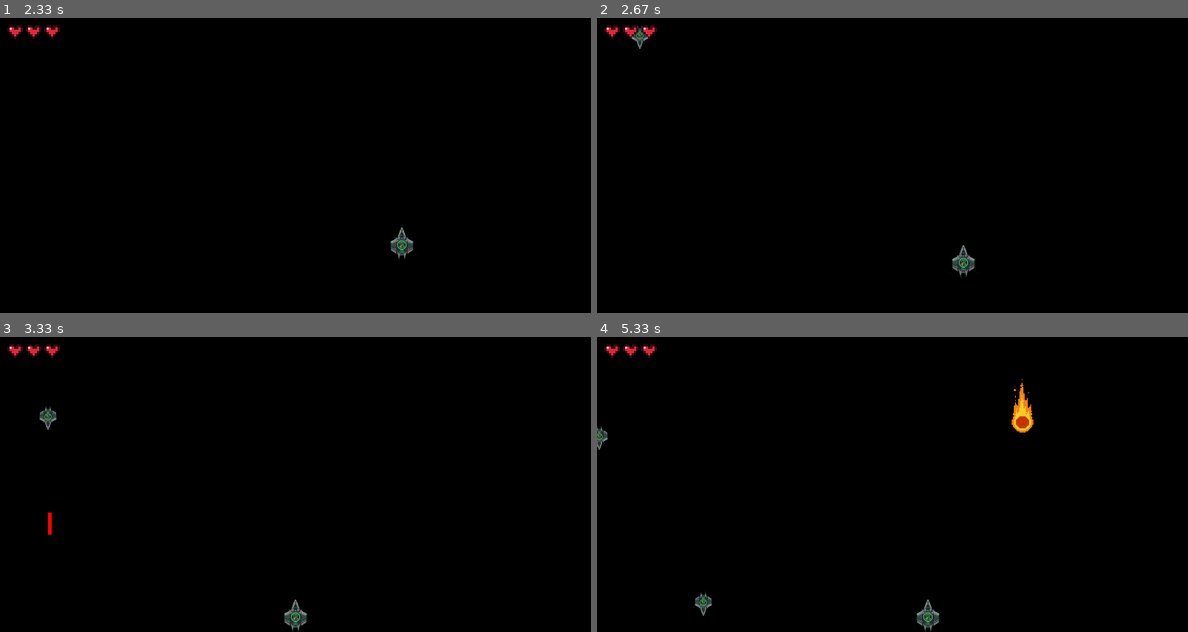
Above: before the commit, frames 1-4 (two rows, left to right).
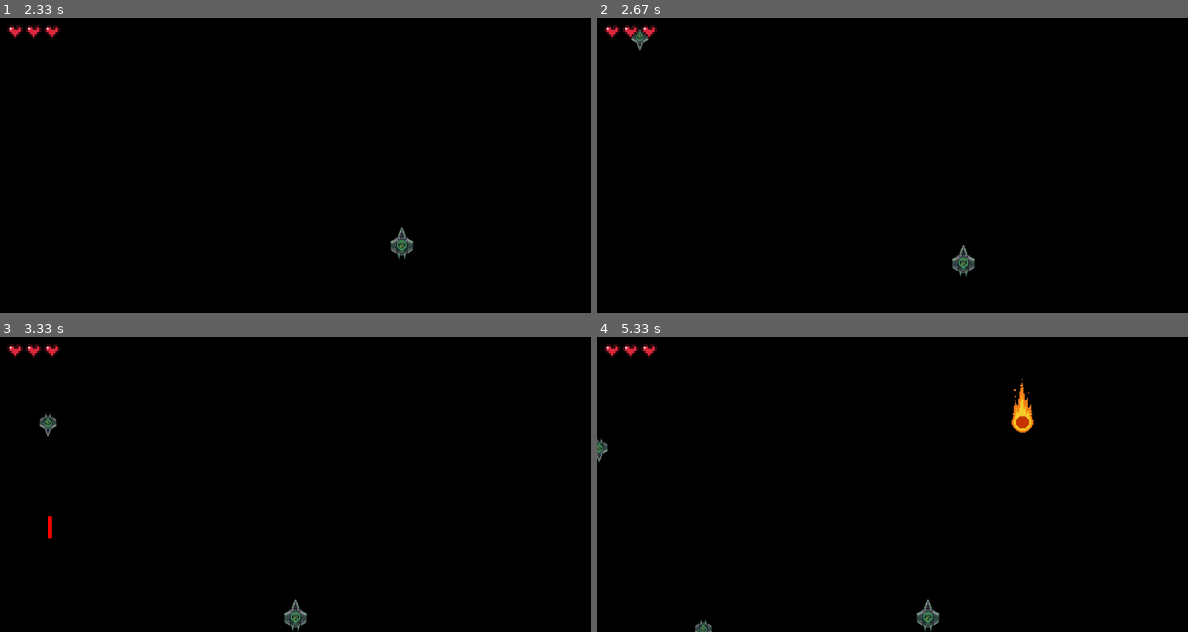
Above: after the commit, the same moments.

Repository: Nikolas-05/Pygame-Demo
Game: pygame game, started from Main.py
The game is run twice, just before and just after one commit, with the same random seed, the same clock (stepped at 60 frames per second) and the same inputs.
Inputs:
- Up to frame 1 (2.33 s): tap Space at 0.33 s; hold Right 0.67-1.13 s; hold Up 1.17-1.47 s; hold Right 1.5-1.97 s; hold Left from 2 s (still down)
- Up to frame 2 (2.67 s): release Left at 2.53 s; hold Down from 2.57 s (still down)
- Up to frame 3 (3.33 s): release Down at 2.87 s; hold Left 2.9-3.3 s
- Up to frame 4 (5.33 s): hold Up 3.33-3.7 s; hold Right 3.73-4.37 s; hold Down 4.4-4.77 s; hold Left 4.8-5.27 s; hold Right from 5.3 s (still down)

Frame 1 is identical in both runs. In frame 2, less than 0.1% of the frame differs, in the area x 5-9%, y 2-11%; in frame 3, 0.2%; in frame 4, 0.4%, in the area x 0-20%, y 30-100%.

Commit message:
outro and boost

Diff:
--- a/Enemy_class.py
+++ b/Enemy_class.py
@@ -1,4 +1,3 @@
-# -*- coding: utf-8 -*-
 """
 Created on Tue Oct 20 18:18:06 2026
 
--- a/Main.py
+++ b/Main.py
@@ -42,7 +42,12 @@
 METEOR_SPAWN = pg.USEREVENT + 2
 pg.time.set_timer(METEOR_SPAWN, 3000)      # a new meteor every 3 seconds
 
+SPAWN_RAMP = pg.USEREVENT + 3              # added: an event that fires every 5 seconds to raise the spawn rate
+pg.time.set_timer(SPAWN_RAMP, 5000)        # added
+spawns_per_5s = 2.5                        # added: the starting rate, one enemy every 2 seconds = 2.5 per 5 seconds
+
 dt = 0
+speed_boost = 0                            # added: extra speed every enemy ship gets, grows over time
 
 
 while True:
@@ -61,6 +66,10 @@
         if event.type == METEOR_SPAWN:
             enemies.add(Meteor(screen.get_width()))
 
+        if event.type == SPAWN_RAMP:                                          # added: every 5 seconds
+            spawns_per_5s += 1                                                # added: one more enemy per 5 seconds
+            pg.time.set_timer(ENEMY_SPAWN, max(200, int(5000 / spawns_per_5s)))   # added: new time between spawns, never faster than one every 0.2s
+
     keys = pg.key.get_pressed()
     screen.fill('black')
 
@@ -70,7 +79,21 @@
 
     if pg.sprite.spritecollide(player.sprite, enemies, True):
         lives.lose_life(1)
+        speed_boost = 0                       # added: a collision puts enemies back to their original speed
         if lives.out_of_lives():
+            outro_bg = pg.transform.smoothscale(pg.image.load('Demo_images/Galaxy_background_black.PNG').convert(), screen.get_size())
+            title = pg.font.Font(None, 72).render('Good Game Engineer', True, 'white')
+            prompt = pg.font.Font(None, 32).render('See you Again', True, 'white')
+            while not read_controls()['shoot']:
+                for event in pg.event.get():
+                    if event.type == pg.QUIT:
+                        pg.quit()
+                        sys.exit()
+                screen.blit(intro_bg, (0, 0))
+                screen.blit(title, title.get_rect(center=(400, 150)))
+                screen.blit(prompt, prompt.get_rect(center=(400, 260)))
+                pg.display.update()
+                clock.tick(60)
             pg.quit()
             sys.exit()
     for laser in player.sprite.lasers:
@@ -99,6 +122,10 @@
         laser.show(screen)                                    # added
     Enemy.lasers[:] = [laser for laser in Enemy.lasers if not laser.destroyed]   # added: drop used up enemy lasers
 
+    speed_boost += 0.001                      # adjusted: enemies slowly speed up, every frame
+    for enemy in enemies:                     # adjusted: loop over the enemies on screen
+        if isinstance(enemy, Enemy):          # adjusted: only enemy ships, not meteors
+            enemy.y += speed_boost            # adjusted: move it down a little extra on top of its own speed
 
     enemies.draw(screen)
     lives.draw(screen)
